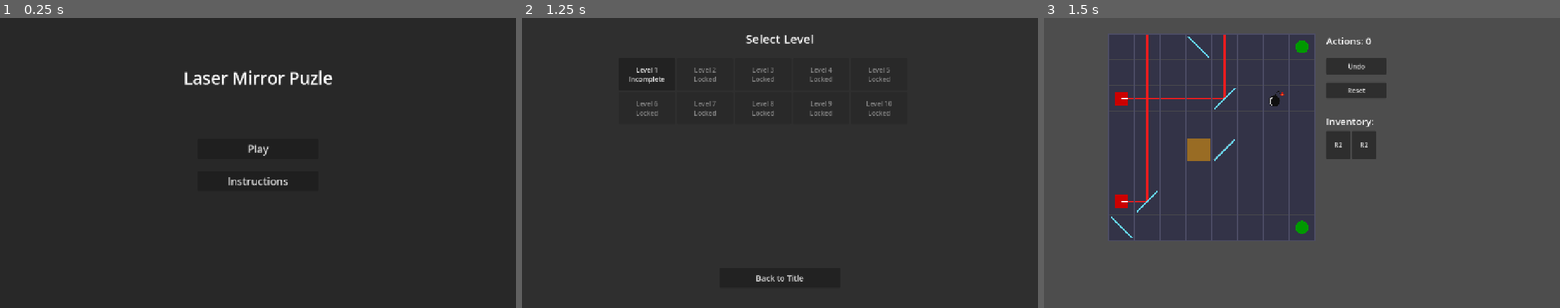
Above: before the commit, frames 1-3 (left to right).
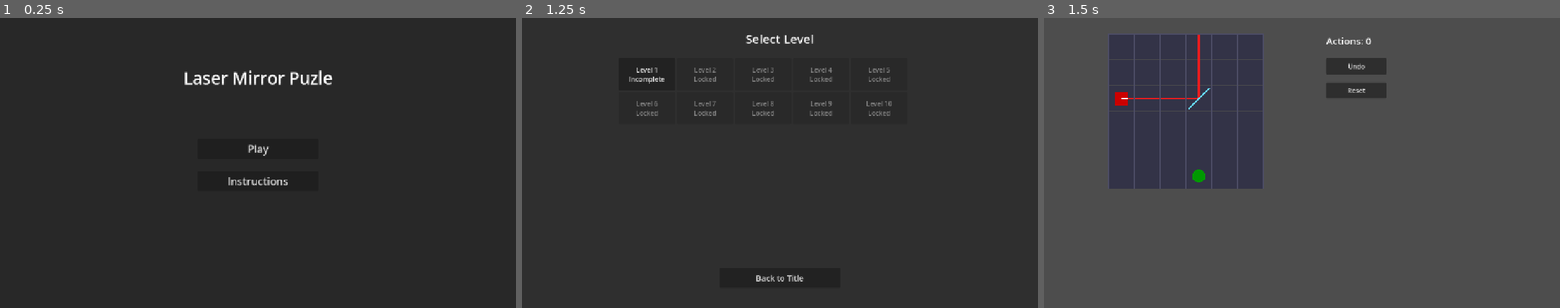
Above: after the commit, the same moments.

Repository: Tortiz-CSUF/laser-mirror-puzzle
Game: Godot game, scene res://Scenes/title_screen.tscn
The game is run twice, just before and just after one commit, with the same random seed, the same clock (stepped at 60 frames per second) and the same inputs.
Inputs:
- Up to frame 1 (0.25 s): no input
- Up to frame 2 (1.25 s): click "Play" at 0.5 s
- Up to frame 3 (1.5 s): click "Level 1 Incomplete" at 1.25 s

Frames 1-2 are identical in both runs. In frame 3, 15% of the frame differs, in the area x 12-65%, y 5-77%.

Commit message:
laser-mirror-puzzle-Interim_10

Diff:
--- a/Scripts/LevelData.gd
+++ b/Scripts/LevelData.gd
@@ -47,41 +47,16 @@
 
 var levels: Array = [
 	# Lvl 1: 1 static double mirror
-	#{
-		#"width": 6,
-		#"height": 6,
-		#"pieces": [
-			#{"x": 0, "y": 2, "type": "LASER", "laser_dir": "RIGHT", "color_index": 0},
-			#{"x": 3, "y": 2, "type": "MIRROR_ROTATE_DOUBLE", "mirror_dir": "NW", "double_sided": true},
-			#{"x": 3, "y": 5, "type": "GOAL", "color_index": 0},
-		#],
-		#"inventory": []
-	#},
-
-		{
-		"width": 8,
-		"height": 8,
+	{
+		"width": 6,
+		"height": 6,
 		"pieces": [
-			{"x": 0, "y": 6, "type": "LASER", "laser_dir": "RIGHT", "color_index": 0},
-			{"x": 0, "y": 2, "type": "LASER", "laser_dir": "RIGHT", "color_index": 1},
-			{"x": 4, "y": 2, "type": "MIRROR_ROTATE_DOUBLE", "mirror_dir": "NW", "double_sided": true},
-			{"x": 3, "y": 0, "type": "MIRROR_SLIDE_H", "mirror_dir": "NE", "double_sided": true, "slide_axis": "h", "slide_min": 1, "slide_max": 5},
-			{"x": 0, "y": 7, "type": "MIRROR_SLIDE_H", "mirror_dir": "NE", "double_sided": true, "slide_axis": "h", "slide_min": 1, "slide_max": 5},
-			{"x": 4, "y": 4, "type": "MIRROR_ROTATE_SINGLE", "mirror_dir": "NW", "double_sided": false},
-			{"x": 1, "y": 6, "type": "MIRROR_ROTATE_DOUBLE", "mirror_dir": "NW", "double_sided": true},
-			{"x": 3, "y": 4, "type": "HAZARD"},
-			{"x": 6, "y": 2, "type": "BOMB"},
-			{"x": 7, "y": 7, "type": "GOAL", "color_index": 1},
-			{"x": 7, "y": 0, "type": "GOAL", "color_index": 0},
-
-
+			{"x": 0, "y": 2, "type": "LASER", "laser_dir": "RIGHT", "color_index": 0},
+			{"x": 3, "y": 2, "type": "MIRROR_ROTATE_DOUBLE", "mirror_dir": "NW", "double_sided": true},
+			{"x": 3, "y": 5, "type": "GOAL", "color_index": 0},
 		],
-		"inventory": [
-			{"type": "MIRROR_ROTATE_DOUBLE", "mirror_dir": "NE", "double_sided": true},
-			{"type": "MIRROR_ROTATE_DOUBLE", "mirror_dir": "NW", "double_sided": true},
-		]
+		"inventory": []
 	},
-
 
 	# Lvl 2: 1 static single mirror
 	{
@@ -204,20 +179,21 @@
 		"pieces": [
 			{"x": 0, "y": 6, "type": "LASER", "laser_dir": "RIGHT", "color_index": 0},
 			{"x": 0, "y": 2, "type": "LASER", "laser_dir": "RIGHT", "color_index": 1},
-			{"x": 3, "y": 4, "type": "MIRROR_ROTATE_DOUBLE", "mirror_dir": "NW", "double_sided": true},
+			{"x": 4, "y": 2, "type": "MIRROR_ROTATE_SINGLE", "mirror_dir": "NW", "double_sided": false},
 			{"x": 3, "y": 0, "type": "MIRROR_SLIDE_H", "mirror_dir": "NE", "double_sided": true, "slide_axis": "h", "slide_min": 1, "slide_max": 5},
-			{"x": 5, "y": 4, "type": "MIRROR_SLIDE_V", "mirror_dir": "NW", "double_sided": true, "slide_axis": "v", "slide_min": 3, "slide_max": 7},
-			{"x": 3, "y": 7, "type": "MIRROR_ROTATE_SINGLE", "mirror_dir": "NW", "double_sided": false},
+			{"x": 0, "y": 7, "type": "MIRROR_SLIDE_H", "mirror_dir": "NE", "double_sided": true, "slide_axis": "h", "slide_min": 1, "slide_max": 5},
+			{"x": 4, "y": 4, "type": "MIRROR_ROTATE_SINGLE", "mirror_dir": "NW", "double_sided": false},
+			{"x": 1, "y": 6, "type": "MIRROR_ROTATE_DOUBLE", "mirror_dir": "NW", "double_sided": true},
 			{"x": 3, "y": 4, "type": "HAZARD"},
 			{"x": 6, "y": 2, "type": "BOMB"},
-			{"x": 7, "y": 7, "type": "GOAL", "color_index": 1},
-			{"x": 7, "y": 0, "type": "GOAL", "color_index": 0},
+			{"x": 7, "y": 7, "type": "GOAL", "color_index": 0},
+			{"x": 7, "y": 0, "type": "GOAL", "color_index": 1},
 
 
 		],
 		"inventory": [
 			{"type": "MIRROR_ROTATE_DOUBLE", "mirror_dir": "NE", "double_sided": true},
+			{"type": "MIRROR_ROTATE_DOUBLE", "mirror_dir": "NW", "double_sided": true},
 		]
 	},
-
 ]
